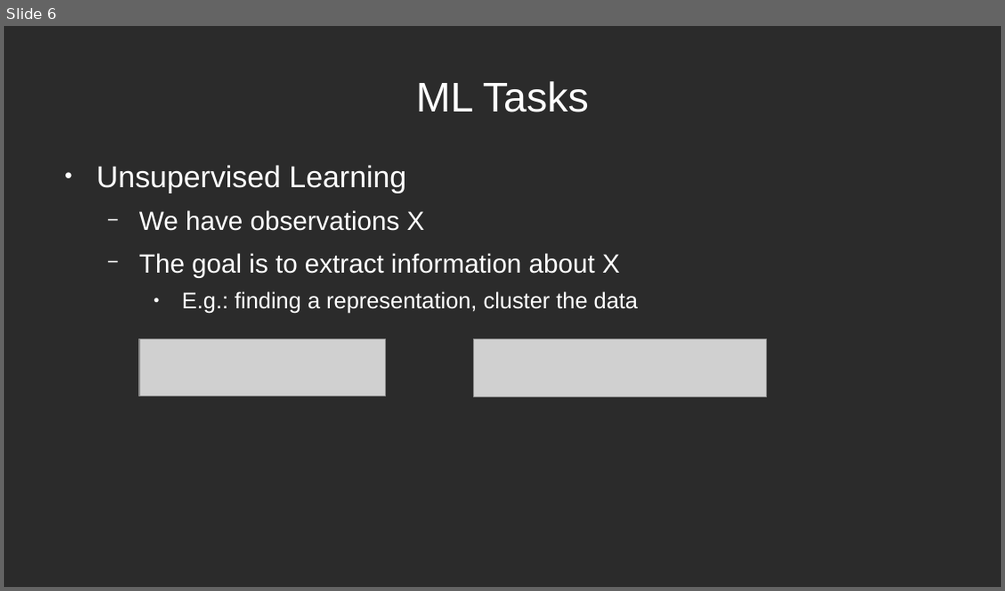
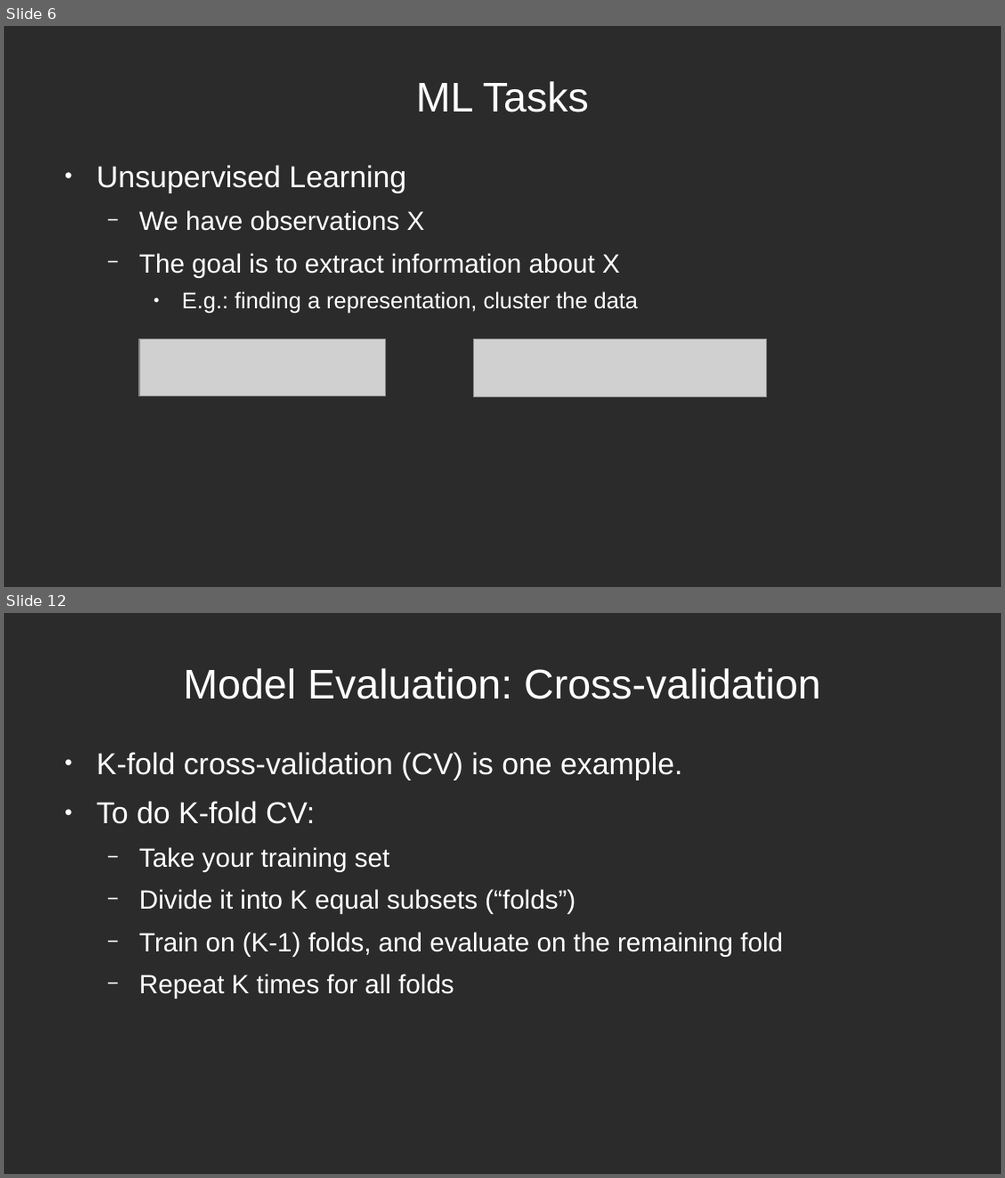
Before and after one commit to main-training/main-training-nilearn-ml, a slide deck: 01_intro_ml_slides.odp. Shown one above the other, each under a label of ours: slide 6 before the commit, slides 6 and 12 after it; the slides between them are not shown. The pictures are 1005x591 and 1005x1178 pixels, drawn with LibreOffice and Linux fonts; fonts in the diff are those of the drawing; grey boxes stand for pictures; background and template pictures are left out; a plain dark background stands for a picture behind light text. Boxes give left, top, right and bottom in pixels: in the first picture for what was removed or moved away, otherwise in the second. Text is boxed around its words. In the diff, an @@ line names an element or a change of style, - is before the commit and + after.

```diff
--- a/01_intro_ml_slides.odp
+++ b/01_intro_ml_slides.odp
@@ slide 12 added at (4,613,1001,1174), background picture (left out) @@
@@ title added at (183,668,821,699), 33 pt, text #FFFFFF @@
+Model Evaluation: Cross-validation
@@ text added at (97,752,783,998), 21 pt, text #FFFFFF @@
+● K-fold cross-validation (CV) is one example.
+● To do K-fold CV:
+  − Take your training set
+  − Divide it into K equal subsets (“folds”)
+  − Train on (K-1) folds, and evaluate on the remaining fold
+  − Repeat K times for all folds
```
Also in this commit, not shown: 1 slide changed, 6 other slides added, 1 slide removed, 1 other file.
